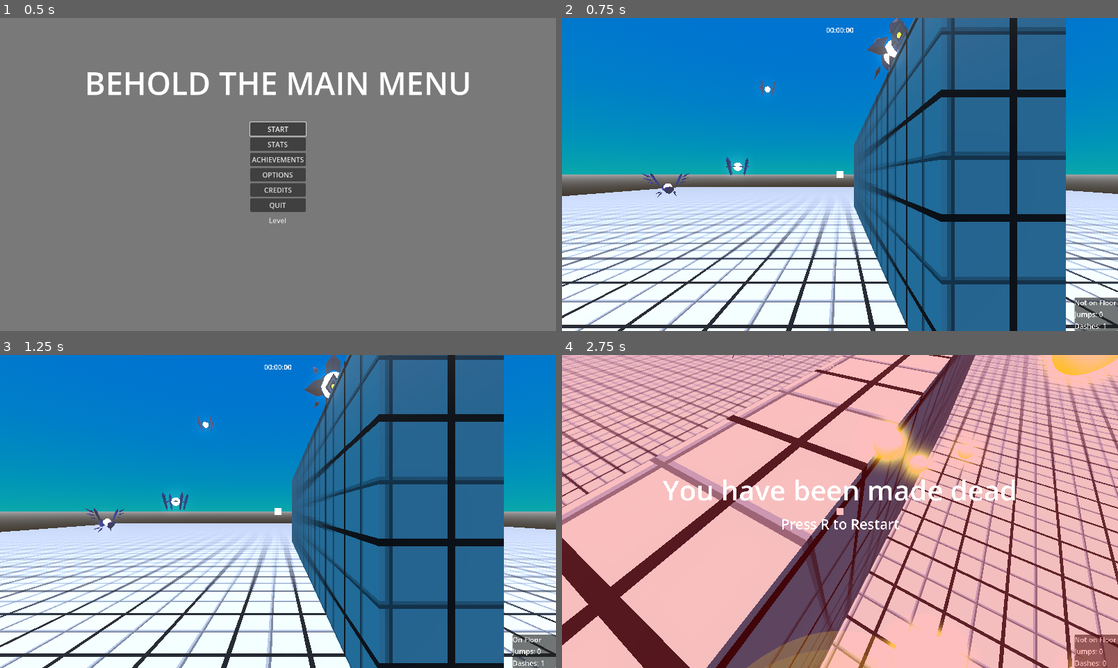
Above: before the commit, frames 1-4 (two rows, left to right).
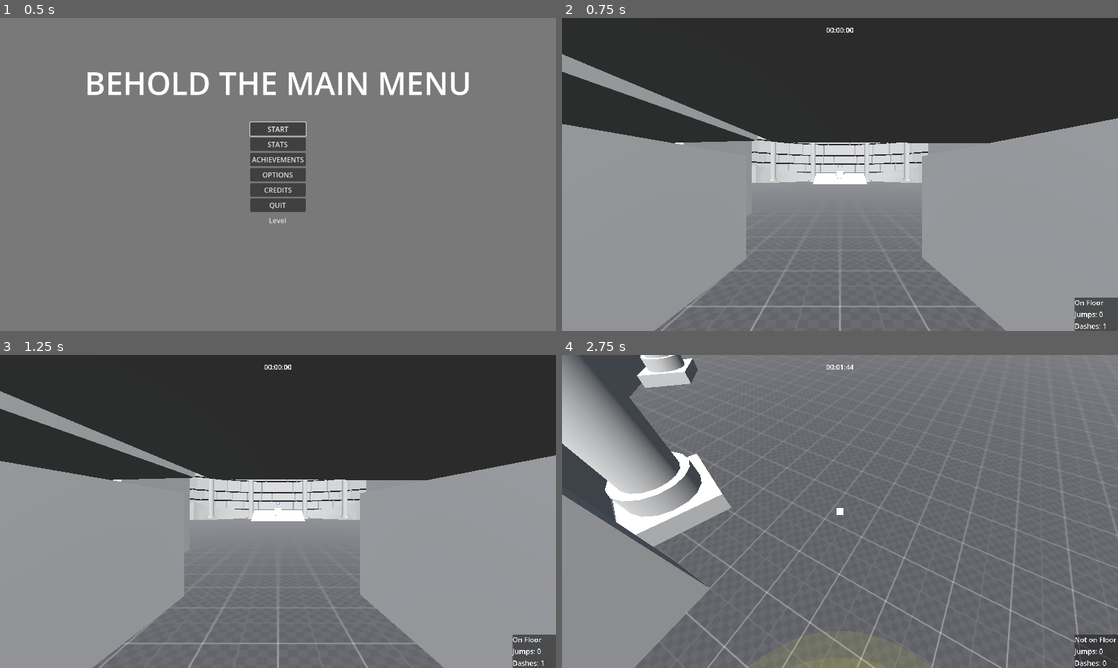
Above: after the commit, the same moments.

Repository: lucasrumney94/GodotGoneWild
Game: Godot game, scene res://Main/main_menu.tscn
Same seed, same stepped clock (60 frames per second), same inputs: the game is played once before the commit and once after it. The engine's default icon, where the game draws it, is replaced by a stand-in: a white triangle on a blue panel in a dark square. A sky picture missing from this copy of the repository is replaced by a grey-blue gradient.
Inputs (mouse positions are in pixels of both pictures, inside the frame that each line leads up to):
- Up to frame 1 (0.5 s): no input
- Up to frame 2 (0.75 s): click "START" at 0.5 s
- Up to frame 3 (1.25 s): no input
- Up to frame 4 (2.75 s): move the mouse to (867, 511) at 1.27 s; hold W (move_forward) from 1.28 s (still down); click (867, 511) at 1.35 s; tap Space (jump) at 1.52, 2.27 s; move the mouse to (812, 511) at 2.02 s; right-click (812, 511) at 2.1 s

Frame 1 is identical in both runs. In frame 2, 98% of the frame differs, in the area x 0-100%, y 0-100%; in frame 3, 98%; in frame 4, 99%.

Commit message:
made start start the stage 1, also tweaking stats

Diff:
--- a/godot-wild-tower/Autoload/achievement_control.tscn
+++ b/godot-wild-tower/Autoload/achievement_control.tscn
@@ -1,11 +1,12 @@
-[gd_scene load_steps=5 format=3 uid="uid://7c5o71oyrx52"]
+[gd_scene load_steps=6 format=3 uid="uid://7c5o71oyrx52"]
 
 [ext_resource type="Script" path="res://Autoload/achievement_control.gd" id="1_lvx2p"]
 [ext_resource type="PackedScene" uid="uid://b1hxkyiomflv0" path="res://UI/Achievements/achievement_popup.tscn" id="2_uwhnw"]
 [ext_resource type="Script" path="res://UI/Achievements/achievement.gd" id="3_wmop3"]
+[ext_resource type="Resource" uid="uid://t8xc8d3b5cvo" path="res://UI/Achievements/Resources/get_killed.tres" id="4_1sskk"]
 [ext_resource type="Resource" uid="uid://qbhxgfjtb32q" path="res://UI/Achievements/Resources/view_credits.tres" id="4_c77lf"]
 
 [node name="AchievementControl" type="Node"]
 script = ExtResource("1_lvx2p")
 achievement_popup_scene = ExtResource("2_uwhnw")
-achievements = Array[ExtResource("3_wmop3")]([ExtResource("4_c77lf")])
+achievements = Array[ExtResource("3_wmop3")]([ExtResource("4_1sskk"), ExtResource("4_c77lf")])
--- a/godot-wild-tower/Autoload/game_events.gd
+++ b/godot-wild-tower/Autoload/game_events.gd
@@ -43,6 +43,7 @@
 func emit_level_finished_time(seconds: float):
 	level_finished_time.emit(seconds)
 	SaveControl.add_stat(MissionControl.current_level, "time", seconds)
+	SaveControl.add_stat(MissionControl.current_level, "best_time", seconds)
 
 
 func emit_partial_time(seconds: float):
--- a/godot-wild-tower/Autoload/mission_control.tscn
+++ b/godot-wild-tower/Autoload/mission_control.tscn
@@ -3,9 +3,9 @@
 [ext_resource type="Script" path="res://Autoload/mission_control.gd" id="1_dop84"]
 [ext_resource type="PackedScene" uid="uid://bxfwjbkk62asb" path="res://Main/main_game.tscn" id="2_v0ewe"]
 [ext_resource type="PackedScene" uid="uid://ld24biyy5xkj" path="res://EnemyTest/EnemyTest1.tscn" id="3_61w4b"]
-[ext_resource type="PackedScene" uid="uid://c6l5ryse4oype" path="res://Main/metric_playground.tscn" id="4_m3c5f"]
+[ext_resource type="PackedScene" uid="uid://c6l5ryse4oype" path="res://Main/metric_playground.tscn" id="5_ayc5n"]
 [ext_resource type="PackedScene" uid="uid://buhsb2ao2ykcr" path="res://Main/Stages/stage_1.tscn" id="5_jp2bf"]
 
 [node name="MissionControl" type="Node"]
 script = ExtResource("1_dop84")
-missions = Array[PackedScene]([ExtResource("2_v0ewe"), ExtResource("3_61w4b"), ExtResource("4_m3c5f"), ExtResource("5_jp2bf")])
+missions = Array[PackedScene]([ExtResource("5_jp2bf"), ExtResource("2_v0ewe"), ExtResource("3_61w4b"), ExtResource("5_ayc5n")])
--- a/godot-wild-tower/Autoload/save_control.gd
+++ b/godot-wild-tower/Autoload/save_control.gd
@@ -121,7 +121,9 @@
 	var current_saved_value = get_stat(level, stat_name)
 
 	match stat_name:
-		"time": #compare time to current saved time
+		"time": #record total time spent in the level
+			save_data["stats"][level_string][stat_name] = current_saved_value + value
+		"best_time": #compare time to current saved time
 			if (current_saved_value > 0 && value < current_saved_value) || current_saved_value <= 0:
 				save_data["stats"][level_string][stat_name] = value
 				save()
--- a/godot-wild-tower/Main/main_menu.gd
+++ b/godot-wild-tower/Main/main_menu.gd
@@ -30,7 +30,7 @@
 
 func on_start_pressed():
 	#MOVE TO MAIN GAME SCENE
-	get_tree().change_scene_to_packed(main_game_scene)
+	get_tree().change_scene_to_packed(MissionControl.missions[0])
 
 
 func on_stats_pressed():
--- a/godot-wild-tower/Objects/Enemies/mobileenemy.gd
+++ b/godot-wild-tower/Objects/Enemies/mobileenemy.gd
@@ -23,7 +23,7 @@
 func _physics_process(delta: float) -> void:
 	if path_points.size() <= 0:
 		# calculate velocity
-		velocity = direction * distance * (sin(Time.get_ticks_msec() / 1000 / period)) * delta;
+		velocity = direction * distance * (sin(Time.get_ticks_msec() / 1000.0 / period)) * delta;
 	else:
 		#follow path
 		var target_pos: Vector3 = Vector3.ZERO
@@ -54,7 +54,7 @@
 						path_index += 2
 						path_direction = 1
 		var dir = (target_pos - global_position).normalized()
-		velocity = dir * distance * (sin(Time.get_ticks_msec() / 1000 / period)) * delta;
+		velocity = dir * distance * (sin(Time.get_ticks_msec() / 1000.0 / period)) * delta;
 
 	# SNAP calculate look direction
 	# var lookdir = atan2(velocity.x, velocity.z)
--- a/godot-wild-tower/Objects/Player/player.gd
+++ b/godot-wild-tower/Objects/Player/player.gd
@@ -513,6 +513,7 @@
 	Engine.time_scale = 0.1
 	GameEvents.emit_player_death()
 	var ds = death_screen.instantiate()
+	AchievementControl.earn_achievement("get_killed")
 	get_parent().add_child(ds)
 
 
--- /dev/null
+++ b/godot-wild-tower/UI/Achievements/Resources/get_killed.tres
@@ -0,0 +1,13 @@
+[gd_resource type="Resource" script_class="Achievement" load_steps=2 format=3 uid="uid://t8xc8d3b5cvo"]
+
+[ext_resource type="Script" path="res://UI/Achievements/achievement.gd" id="1_y2pmg"]
+
+[resource]
+script = ExtResource("1_y2pmg")
+id = "get_killed"
+title = "Get Killed"
+description = "Dante's Divine Comedy was entirely written during a single ether-drenched fugue state."
+stat = ""
+stat_goal = 0
+check_function = ""
+custom_string = ""
--- a/godot-wild-tower/UI/Achievements/achievement.gd
+++ b/godot-wild-tower/UI/Achievements/achievement.gd
@@ -4,7 +4,7 @@
 @export var id: String
 @export var icon: Texture2D
 @export var title: String
-@export var description: String
+@export_multiline var description: String
 
 @export var stat: String
 @export var stat_goal: int
--- a/godot-wild-tower/UI/level_stats_container.gd
+++ b/godot-wild-tower/UI/level_stats_container.gd
@@ -3,9 +3,12 @@
 
 func populate_stats(level_index: int):
 	%LevelLabel.text = "Level " + str(level_index + 1)
-	%FastestPlayLabel.text = Constants.format_time(SaveControl.get_stat(level_index, "time"))
+	%FastestPlayLabel.text = Constants.format_time(SaveControl.get_stat(level_index, "best_time"))
+	%TotalTimeLabel.text = Constants.format_time(SaveControl.get_stat(level_index, "time"))
 	%AngelsKilledLabel.text = str(SaveControl.get_stat(level_index, "kill"))
 	%CherubimKilledLabel.text = str(SaveControl.get_stat(level_index, "kill" + str(Constants.EnemyType.CHERUBIM)))
 	%MalakimKilledLabel.text = str(SaveControl.get_stat(level_index, "kill" + str(Constants.EnemyType.MALAKIM)))
 	%SeraphimKilledLabel.text = str(SaveControl.get_stat(level_index, "kill" + str(Constants.EnemyType.SERAPHIM)))
 	%OphanimKilledLabel.text = str(SaveControl.get_stat(level_index, "kill" + str(Constants.EnemyType.OPHANIM)))
+	%RestartsLabel.text = str(SaveControl.get_stat(level_index, "restart"))
+	%DeathsLabel.text = str(SaveControl.get_stat(level_index, "death"))
--- a/godot-wild-tower/UI/level_stats_container.tscn
+++ b/godot-wild-tower/UI/level_stats_container.tscn
@@ -26,92 +26,162 @@
 horizontal_alignment = 1
 uppercase = true
 
-[node name="HBoxContainer8" type="HBoxContainer" parent="VBoxContainer"]
+[node name="HBoxContainer" type="HBoxContainer" parent="VBoxContainer"]
 layout_mode = 2
 alignment = 1
 
-[node name="Label" type="Label" parent="VBoxContainer/HBoxContainer8"]
+[node name="VBoxContainer" type="VBoxContainer" parent="VBoxContainer/HBoxContainer"]
+custom_minimum_size = Vector2(300, 0)
 layout_mode = 2
-text = "Fastest Playthrough:"
 
-[node name="FastestPlayLabel" type="Label" parent="VBoxContainer/HBoxContainer8"]
-unique_name_in_owner = true
-custom_minimum_size = Vector2(64, 0)
+[node name="Label" type="Label" parent="VBoxContainer/HBoxContainer/VBoxContainer"]
 layout_mode = 2
-text = "00:00:00"
-horizontal_alignment = 2
+text = "Totals"
+horizontal_alignment = 1
 
-[node name="HBoxContainer9" type="HBoxContainer" parent="VBoxContainer"]
+[node name="HBoxContainer15" type="HBoxContainer" parent="VBoxContainer/HBoxContainer/VBoxContainer"]
 layout_mode = 2
 alignment = 1
 
-[node name="Label" type="Label" parent="VBoxContainer/HBoxContainer9"]
+[node name="Label" type="Label" parent="VBoxContainer/HBoxContainer/VBoxContainer/HBoxContainer15"]
 layout_mode = 2
-text = "Total Angels Killed:"
+text = "Total Play Time:"
 
-[node name="AngelsKilledLabel" type="Label" parent="VBoxContainer/HBoxContainer9"]
+[node name="TotalTimeLabel" type="Label" parent="VBoxContainer/HBoxContainer/VBoxContainer/HBoxContainer15"]
 unique_name_in_owner = true
 custom_minimum_size = Vector2(64, 0)
 layout_mode = 2
 text = "0"
 horizontal_alignment = 2
 
-[node name="HBoxContainer10" type="HBoxContainer" parent="VBoxContainer"]
+[node name="HBoxContainer9" type="HBoxContainer" parent="VBoxContainer/HBoxContainer/VBoxContainer"]
 layout_mode = 2
 alignment = 1
 
-[node name="Label" type="Label" parent="VBoxContainer/HBoxContainer10"]
+[node name="Label" type="Label" parent="VBoxContainer/HBoxContainer/VBoxContainer/HBoxContainer9"]
 layout_mode = 2
-text = "Cherubim Killed:"
+text = "Total Angels Killed:"
 
-[node name="CherubimKilledLabel" type="Label" parent="VBoxContainer/HBoxContainer10"]
+[node name="AngelsKilledLabel" type="Label" parent="VBoxContainer/HBoxContainer/VBoxContainer/HBoxContainer9"]
 unique_name_in_owner = true
 custom_minimum_size = Vector2(64, 0)
 layout_mode = 2
 text = "0"
 horizontal_alignment = 2
 
-[node name="HBoxContainer11" type="HBoxContainer" parent="VBoxContainer"]
+[node name="HBoxContainer10" type="HBoxContainer" parent="VBoxContainer/HBoxContainer/VBoxContainer"]
 layout_mode = 2
 alignment = 1
 
-[node name="Label" type="Label" parent="VBoxContainer/HBoxContainer11"]
+[node name="Label" type="Label" parent="VBoxContainer/HBoxContainer/VBoxContainer/HBoxContainer10"]
 layout_mode = 2
-text = "Malakim Killed:"
+text = "Cherubim Killed:"
 
-[node name="MalakimKilledLabel" type="Label" parent="VBoxContainer/HBoxContainer11"]
+[node name="CherubimKilledLabel" type="Label" parent="VBoxContainer/HBoxContainer/VBoxContainer/HBoxContainer10"]
 unique_name_in_owner = true
 custom_minimum_size = Vector2(64, 0)
 layout_mode = 2
 text = "0"
 horizontal_alignment = 2
 
-[node name="HBoxContainer12" type="HBoxContainer" parent="VBoxContainer"]
+[node name="HBoxContainer11" type="HBoxContainer" parent="VBoxContainer/HBoxContainer/VBoxContainer"]
 layout_mode = 2
 alignment = 1
 
-[node name="Label" type="Label" parent="VBoxContainer/HBoxContainer12"]
+[node name="Label" type="Label" parent="VBoxContainer/HBoxContainer/VBoxContainer/HBoxContainer11"]
 layout_mode = 2
-text = "Seraphim Killed:"
+text = "Malakim Killed:"
 
-[node name="SeraphimKilledLabel" type="Label" parent="VBoxContainer/HBoxContainer12"]
+[node name="MalakimKilledLabel" type="Label" parent="VBoxContainer/HBoxContainer/VBoxContainer/HBoxContainer11"]
 unique_name_in_owner = true
 custom_minimum_size = Vector2(64, 0)
 layout_mode = 2
 text = "0"
 horizontal_alignment = 2
 
-[node name="HBoxContainer7" type="HBoxContainer" parent="VBoxContainer"]
+[node name="HBoxContainer12" type="HBoxContainer" parent="VBoxContainer/HBoxContainer/VBoxContainer"]
 layout_mode = 2
 alignment = 1
 
-[node name="Label" type="Label" parent="VBoxContainer/HBoxContainer7"]
+[node name="Label" type="Label" parent="VBoxContainer/HBoxContainer/VBoxContainer/HBoxContainer12"]
 layout_mode = 2
-text = "Ophanim Killed:"
+text = "Seraphim Killed:"
 
-[node name="OphanimKilledLabel" type="Label" parent="VBoxContainer/HBoxContainer7"]
+[node name="SeraphimKilledLabel" type="Label" parent="VBoxContainer/HBoxContainer/VBoxContainer/HBoxContainer12"]
 unique_name_in_owner = true
 custom_minimum_size = Vector2(64, 0)
 layout_mode = 2
 text = "0"
 horizontal_alignment = 2
+
+[node name="HBoxContainer7" type="HBoxContainer" parent="VBoxContainer/HBoxContainer/VBoxContainer"]
+layout_mode = 2
+alignment = 1
+
+[node name="Label" type="Label" parent="VBoxContainer/HBoxContainer/VBoxContainer/HBoxContainer7"]
+layout_mode = 2
+text = "Ophanim Killed:"
+
+[node name="OphanimKilledLabel" type="Label" parent="VBoxContainer/HBoxContainer/VBoxContainer/HBoxContainer7"]
+unique_name_in_owner = true
+custom_minimum_size = Vector2(64, 0)
+layout_mode = 2
+text = "0"
+horizontal_alignment = 2
+
+[node name="HBoxContainer13" type="HBoxContainer" parent="VBoxContainer/HBoxContainer/VBoxContainer"]
+layout_mode = 2
+alignment = 1
+
+[node name="Label" type="Label" parent="VBoxContainer/HBoxContainer/VBoxContainer/HBoxContainer13"]
+layout_mode = 2
+text = "Restarts:"
+
+[node name="RestartsLabel" type="Label" parent="VBoxContainer/HBoxContainer/VBoxContainer/HBoxContainer13"]
+unique_name_in_owner = true
+custom_minimum_size = Vector2(64, 0)
+layout_mode = 2
+text = "0"
+horizontal_alignment = 2
+
+[node name="HBoxContainer14" type="HBoxContainer" parent="VBoxContainer/HBoxContainer/VBoxContainer"]
+layout_mode = 2
+alignment = 1
+
+[node name="Label" type="Label" parent="VBoxContainer/HBoxContainer/VBoxContainer/HBoxContainer14"]
+layout_mode = 2
+text = "Deaths:"
+
+[node name="DeathsLabel" type="Label" parent="VBoxContainer/HBoxContainer/VBoxContainer/HBoxContainer14"]
+unique_name_in_owner = true
+custom_minimum_size = Vector2(64, 0)
+layout_mode = 2
+text = "0"
+horizontal_alignment = 2
+
+[node name="PanelContainer" type="PanelContainer" parent="VBoxContainer/HBoxContainer"]
+layout_mode = 2
+
+[node name="VBoxContainer2" type="VBoxContainer" parent="VBoxContainer/HBoxContainer/PanelContainer"]
+custom_minimum_size = Vector2(300, 0)
+layout_mode = 2
+
+[node name="Label" type="Label" parent="VBoxContainer/HBoxContainer/PanelContainer/VBoxContainer2"]
+layout_mode = 2
+text = "Best Runs"
+horizontal_alignment = 1
+
+[node name="HBoxContainer8" type="HBoxContainer" parent="VBoxContainer/HBoxContainer/PanelContainer/VBoxContainer2"]
+layout_mode = 2
+alignment = 1
+
+[node name="Label" type="Label" parent="VBoxContainer/HBoxContainer/PanelContainer/VBoxContainer2/HBoxContainer8"]
+layout_mode = 2
+text = "Fastest Playthrough:"
+
+[node name="FastestPlayLabel" type="Label" parent="VBoxContainer/HBoxContainer/PanelContainer/VBoxContainer2/HBoxContainer8"]
+unique_name_in_owner = true
+custom_minimum_size = Vector2(64, 0)
+layout_mode = 2
+text = "00:00:00"
+horizontal_alignment = 2
--- a/godot-wild-tower/UI/stats.gd
+++ b/godot-wild-tower/UI/stats.gd
@@ -25,13 +25,15 @@
 
 
 func populate_stats():
-	%FastestPlayLabel.text = Constants.format_time(SaveControl.get_stat(-1, "time"))
+	%FastestPlayLabel.text = Constants.format_time(SaveControl.get_stat(-1, "best_time"))
+	%TotalTimeLabel.text = Constants.format_time(SaveControl.get_stat_cumulative("time"))
 	%AngelsKilledLabel.text = str(SaveControl.get_stat_cumulative("kill"))
 	%CherubimKilledLabel.text = str(SaveControl.get_stat_cumulative("kill" + str(Constants.EnemyType.CHERUBIM)))
 	%MalakimKilledLabel.text = str(SaveControl.get_stat_cumulative("kill" + str(Constants.EnemyType.MALAKIM)))
 	%SeraphimKilledLabel.text = str(SaveControl.get_stat_cumulative("kill" + str(Constants.EnemyType.SERAPHIM)))
 	%OphanimKilledLabel.text = str(SaveControl.get_stat_cumulative("kill" + str(Constants.EnemyType.OPHANIM)))
-	#TODO Restarts
+	%RestartsLabel.text = str(SaveControl.get_stat_cumulative("restart"))
+	%DeathsLabel.text = str(SaveControl.get_stat_cumulative("death"))
 	#Deaths
 
 	%LevelStatsContainer.populate_stats(focused_level)
--- a/godot-wild-tower/UI/stats.tscn
+++ b/godot-wild-tower/UI/stats.tscn
@@ -42,137 +42,182 @@
 offset_bottom = 68.0
 text = "RESET"
 
-[node name="GlobalStatsContainer" type="VBoxContainer" parent="Control"]
+[node name="VBoxContainer" type="VBoxContainer" parent="Control"]
+layout_mode = 1
+anchors_preset = 8
+anchor_left = 0.5
+anchor_top = 0.5
+anchor_right = 0.5
+anchor_bottom = 0.5
+offset_left = -20.0
+offset_top = -20.0
+offset_right = 20.0
+offset_bottom = 20.0
+grow_horizontal = 2
+grow_vertical = 2
+
+[node name="GlobalStatsContainer" type="VBoxContainer" parent="Control/VBoxContainer"]
 custom_minimum_size = Vector2(600, 300)
-layout_mode = 1
-anchors_preset = 5
-anchor_left = 0.5
-anchor_right = 0.5
-offset_left = -300.0
-offset_top = 36.0
-offset_right = 300.0
-offset_bottom = 336.0
-grow_horizontal = 2
-
-[node name="Label" type="Label" parent="Control/GlobalStatsContainer"]
+layout_mode = 2
+
+[node name="Label" type="Label" parent="Control/VBoxContainer/GlobalStatsContainer"]
 layout_mode = 2
 text = "GLOBAL STATS"
 horizontal_alignment = 1
 
-[node name="HBoxContainer5" type="HBoxContainer" parent="Control/GlobalStatsContainer"]
-layout_mode = 2
-alignment = 1
-
-[node name="Label" type="Label" parent="Control/GlobalStatsContainer/HBoxContainer5"]
+[node name="HBoxContainer5" type="HBoxContainer" parent="Control/VBoxContainer/GlobalStatsContainer"]
+layout_mode = 2
+alignment = 1
+
+[node name="Label" type="Label" parent="Control/VBoxContainer/GlobalStatsContainer/HBoxContainer5"]
 layout_mode = 2
 text = "Fastest Playthrough:"
 
-[node name="FastestPlayLabel" type="Label" parent="Control/GlobalStatsContainer/HBoxContainer5"]
+[node name="FastestPlayLabel" type="Label" parent="Control/VBoxContainer/GlobalStatsContainer/HBoxContainer5"]
 unique_name_in_owner = true
 custom_minimum_size = Vector2(64, 0)
 layout_mode = 2
 text = "00:00:00"
 horizontal_alignment = 2
 
-[node name="HBoxContainer" type="HBoxContainer" parent="Control/GlobalStatsContainer"]
-layout_mode = 2
-alignment = 1
-
-[node name="Label" type="Label" parent="Control/GlobalStatsContainer/HBoxContainer"]
+[node name="HBoxContainer9" type="HBoxContainer" parent="Control/VBoxContainer/GlobalStatsContainer"]
+layout_mode = 2
+alignment = 1
+
+[node name="Label" type="Label" parent="Control/VBoxContainer/GlobalStatsContainer/HBoxContainer9"]
+layout_mode = 2
+text = "Total Play Time:"
+
+[node name="TotalTimeLabel" type="Label" parent="Control/VBoxContainer/GlobalStatsContainer/HBoxContainer9"]
+unique_name_in_owner = true
+custom_minimum_size = Vector2(64, 0)
+layout_mode = 2
+text = "00:00:00"
+horizontal_alignment = 2
+
+[node name="HBoxContainer" type="HBoxContainer" parent="Control/VBoxContainer/GlobalStatsContainer"]
+layout_mode = 2
+alignment = 1
+
+[node name="Label" type="Label" parent="Control/VBoxContainer/GlobalStatsContainer/HBoxContainer"]
 layout_mode = 2
 text = "Total Angels Killed:"
 
-[node name="AngelsKilledLabel" type="Label" parent="Control/GlobalStatsContainer/HBoxContainer"]
-unique_name_in_owner = true
-custom_minimum_size = Vector2(64, 0)
-layout_mode = 2
-text = "0"
-horizontal_alignment = 2
-
-[node name="HBoxContainer2" type="HBoxContainer" parent="Control/GlobalStatsContainer"]
-layout_mode = 2
-alignment = 1
-
-[node name="Label" type="Label" parent="Control/GlobalStatsContainer/HBoxContainer2"]
+[node name="AngelsKilledLabel" type="Label" parent="Control/VBoxContainer/GlobalStatsContainer/HBoxContainer"]
+unique_name_in_owner = true
+custom_minimum_size = Vector2(64, 0)
+layout_mode = 2
+text = "0"
+horizontal_alignment = 2
+
+[node name="HBoxContainer2" type="HBoxContainer" parent="Control/VBoxContainer/GlobalStatsContainer"]
+layout_mode = 2
+alignment = 1
+
+[node name="Label" type="Label" parent="Control/VBoxContainer/GlobalStatsContainer/HBoxContainer2"]
 layout_mode = 2
 text = "Cherubim Killed:"
 
-[node name="CherubimKilledLabel" type="Label" parent="Control/GlobalStatsContainer/HBoxContainer2"]
-unique_name_in_owner = true
-custom_minimum_size = Vector2(64, 0)
-layout_mode = 2
-text = "0"
-horizontal_alignment = 2
-
-[node name="HBoxContainer3" type="HBoxContainer" parent="Control/GlobalStatsContainer"]
-layout_mode = 2
-alignment = 1
-
-[node name="Label" type="Label" parent="Control/GlobalStatsContainer/HBoxContainer3"]
+[node name="CherubimKilledLabel" type="Label" parent="Control/VBoxContainer/GlobalStatsContainer/HBoxContainer2"]
+unique_name_in_owner = true
+custom_minimum_size = Vector2(64, 0)
+layout_mode = 2
+text = "0"
+horizontal_alignment = 2
+
+[node name="HBoxContainer3" type="HBoxContainer" parent="Control/VBoxContainer/GlobalStatsContainer"]
+layout_mode = 2
+alignment = 1
+
+[node name="Label" type="Label" parent="Control/VBoxContainer/GlobalStatsContainer/HBoxContainer3"]
 layout_mode = 2
 text = "Malakim Killed:"
 
-[node name="MalakimKilledLabel" type="Label" parent="Control/GlobalStatsContainer/HBoxContainer3"]
-unique_name_in_owner = true
-custom_minimum_size = Vector2(64, 0)
-layout_mode = 2
-text = "0"
-horizontal_alignment = 2
-
-[node name="HBoxContainer4" type="HBoxContainer" parent="Control/GlobalStatsContainer"]
-layout_mode = 2
-alignment = 1
-
-[node name="Label" type="Label" parent="Control/GlobalStatsContainer/HBoxContainer4"]
+[node name="MalakimKilledLabel" type="Label" parent="Control/VBoxContainer/GlobalStatsContainer/HBoxContainer3"]
+unique_name_in_owner = true
+custom_minimum_size = Vector2(64, 0)
+layout_mode = 2
+text = "0"
+horizontal_alignment = 2
+
+[node name="HBoxContainer4" type="HBoxContainer" parent="Control/VBoxContainer/GlobalStatsContainer"]
+layout_mode = 2
+alignment = 1
+
+[node name="Label" type="Label" parent="Control/VBoxContainer/GlobalStatsContainer/HBoxContainer4"]
 layout_mode = 2
 text = "Seraphim Killed:"
 
-[node name="SeraphimKilledLabel" type="Label" parent="Control/GlobalStatsContainer/HBoxContainer4"]
-unique_name_in_owner = true
-custom_minimum_size = Vector2(64, 0)
-layout_mode = 2
-text = "0"
-horizontal_alignment = 2
-
-[node name="HBoxContainer6" type="HBoxContainer" parent="Control/GlobalStatsContainer"]
-layout_mode = 2
-alignment = 1
-
-[node name="Label" type="Label" parent="Control/GlobalStatsContainer/HBoxContainer6"]
+[node name="SeraphimKilledLabel" type="Label" parent="Control/VBoxContainer/GlobalStatsContainer/HBoxContainer4"]
+unique_name_in_owner = true
+custom_minimum_size = Vector2(64, 0)
+layout_mode = 2
+text = "0"
+horizontal_alignment = 2
+
+[node name="HBoxContainer6" type="HBoxContainer" parent="Control/VBoxContainer/GlobalStatsContainer"]
+layout_mode = 2
+alignment = 1
+
+[node name="Label" type="Label" parent="Control/VBoxContainer/GlobalStatsContainer/HBoxContainer6"]
 layout_mode = 2
 text = "Ophanim Killed:"
 
-[node name="OphanimKilledLabel" type="Label" parent="Control/GlobalStatsContainer/HBoxContainer6"]
-unique_name_in_owner = true
-custom_minimum_size = Vector2(64, 0)
-layout_mode = 2
-text = "0"
-horizontal_alignment = 2
-
-[node name="LevelStatsContainer" parent="Control" instance=ExtResource("2_icoln")]
-unique_name_in_owner = true
-layout_mode = 1
-offset_left = -300.0
-offset_top = -336.0
-offset_right = 300.0
-offset_bottom = -36.0
-
-[node name="LevelLeftButton" type="Button" parent="Control"]
-unique_name_in_owner = true
-layout_mode = 0
-offset_left = 225.0
-offset_top = 444.0
-offset_right = 251.0
-offset_bottom = 497.0
+[node name="OphanimKilledLabel" type="Label" parent="Control/VBoxContainer/GlobalStatsContainer/HBoxContainer6"]
+unique_name_in_owner = true
+custom_minimum_size = Vector2(64, 0)
+layout_mode = 2
+text = "0"
+horizontal_alignment = 2
+
+[node name="HBoxContainer7" type="HBoxContainer" parent="Control/VBoxContainer/GlobalStatsContainer"]
+layout_mode = 2
+alignment = 1
+
+[node name="Label" type="Label" parent="Control/VBoxContainer/GlobalStatsContainer/HBoxContainer7"]
+layout_mode = 2
+text = "Restarts:"
+
+[node name="RestartsLabel" type="Label" parent="Control/VBoxContainer/GlobalStatsContainer/HBoxContainer7"]
+unique_name_in_owner = true
+custom_minimum_size = Vector2(64, 0)
+layout_mode = 2
+text = "0"
+horizontal_alignment = 2
+
+[node name="HBoxContainer8" type="HBoxContainer" parent="Control/VBoxContainer/GlobalStatsContainer"]
+layout_mode = 2
+alignment = 1
+
+[node name="Label" type="Label" parent="Control/VBoxContainer/GlobalStatsContainer/HBoxContainer8"]
+layout_mode = 2
+text = "Deaths:"
+
+[node name="DeathsLabel" type="Label" parent="Control/VBoxContainer/GlobalStatsContainer/HBoxContainer8"]
+unique_name_in_owner = true
+custom_minimum_size = Vector2(64, 0)
+layout_mode = 2
+text = "0"
+horizontal_alignment = 2
+
+[node name="HBoxContainer" type="HBoxContainer" parent="Control/VBoxContainer"]
+layout_mode = 2
+theme_override_constants/separation = 16
+
+[node name="LevelLeftButton" type="Button" parent="Control/VBoxContainer/HBoxContainer"]
+unique_name_in_owner = true
+layout_mode = 2
+size_flags_vertical = 4
 theme_override_font_sizes/font_size = 32
 text = "<"
 
-[node name="LevelRightButton" type="Button" parent="Control"]
-unique_name_in_owner = true
-layout_mode = 0
-offset_left = 903.0
-offset_top = 444.0
-offset_right = 929.0
-offset_bottom = 497.0
+[node name="LevelStatsContainer" parent="Control/VBoxContainer/HBoxContainer" instance=ExtResource("2_icoln")]
+unique_name_in_owner = true
+layout_mode = 2
+
+[node name="LevelRightButton" type="Button" parent="Control/VBoxContainer/HBoxContainer"]
+unique_name_in_owner = true
+layout_mode = 2
+size_flags_vertical = 4
 theme_override_font_sizes/font_size = 32
 text = ">"
